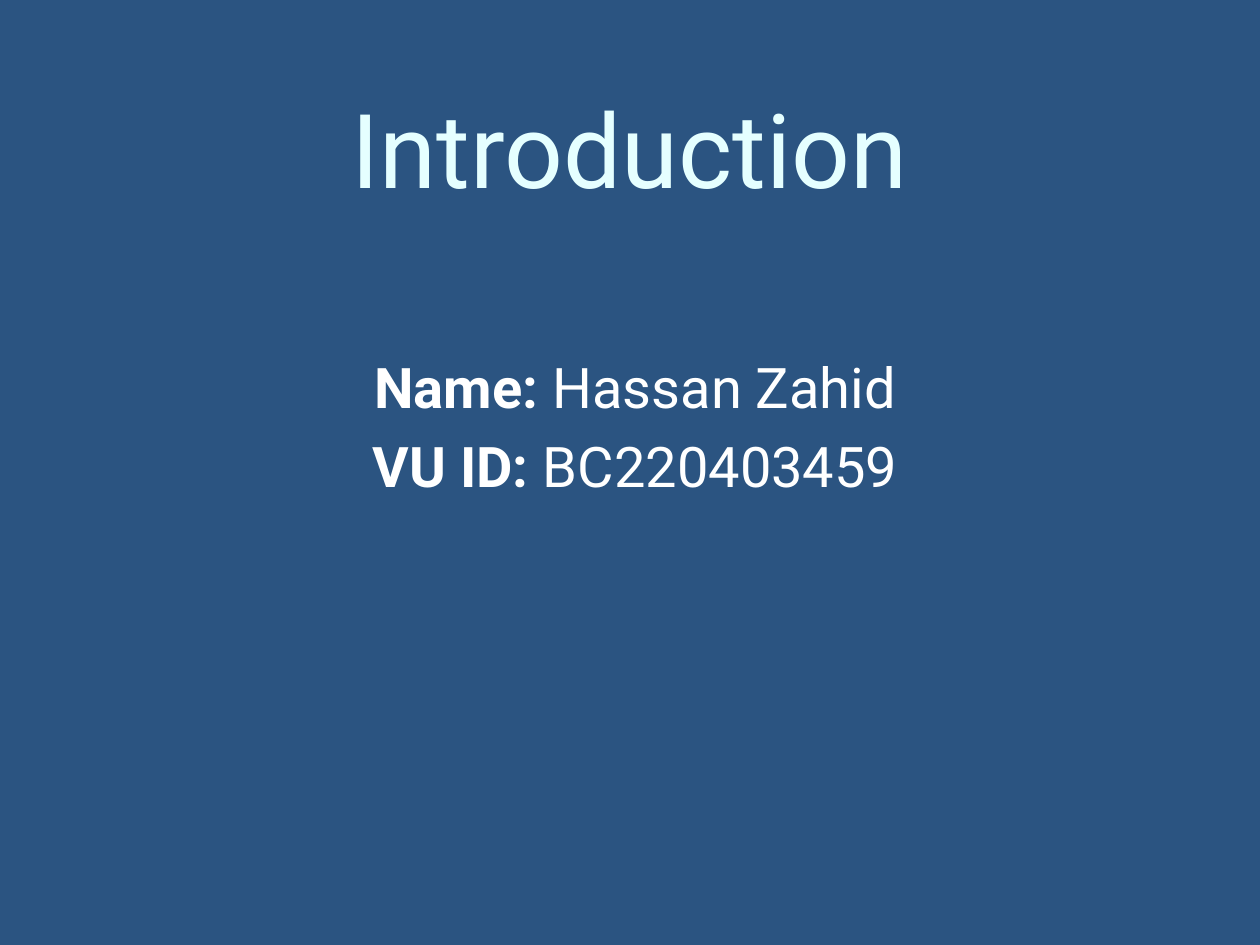
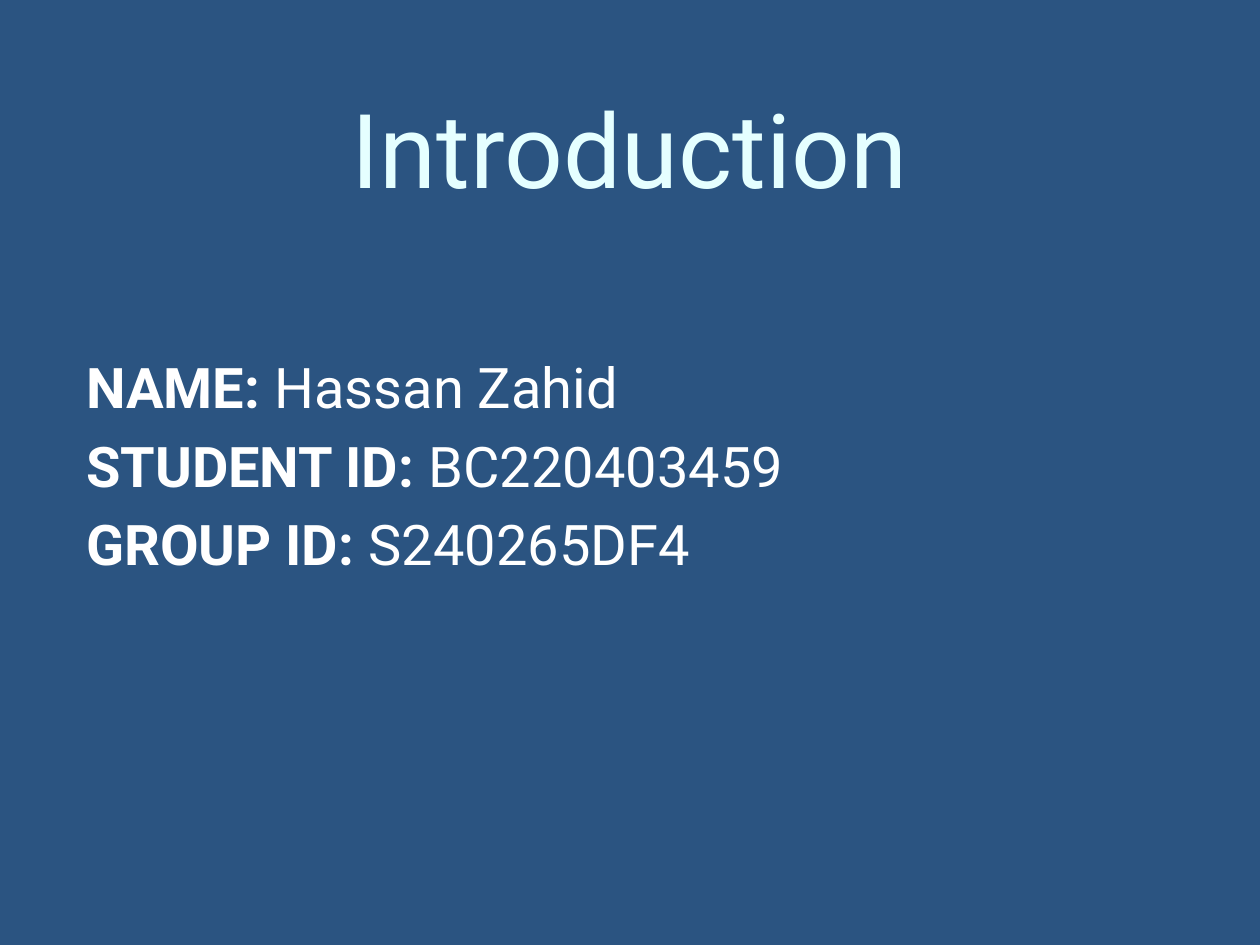
Before and after one commit to bc220403459/food_waste_management_system, a slide deck: slide 3 of documentation/2_FinalPresentation.pptx. Drawn at 1260x945 pixels with LibreOffice and Linux fonts; fonts in the diff are those of the drawing; background and template pictures are left out. Boxes give left, top, right and bottom in pixels: in the first picture for what was removed or moved away, otherwise in the second. Text is boxed around its words. In the diff, an @@ line names an element or a change of style, - is before the commit and + after.

```diff
--- a/documentation/2_FinalPresentation.pptx
+++ b/documentation/2_FinalPresentation.pptx
@@ text at <box>86,366,784,566</box>: text changed @@
-Name: Hassan Zahid
-VU ID: BC220403459
+NAME: Hassan Zahid
+STUDENT ID: BC220403459
+GROUP ID: S240265DF4
```
Also in this commit, not shown: 7 other slides changed, 27 slides added, 2 slides removed, 5 other files.
